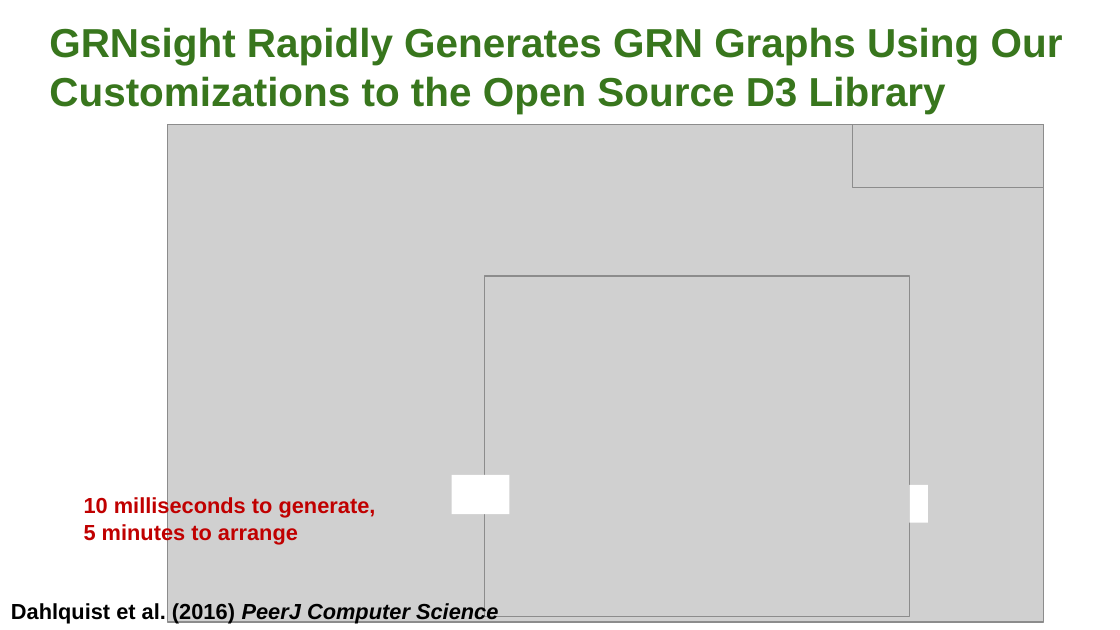
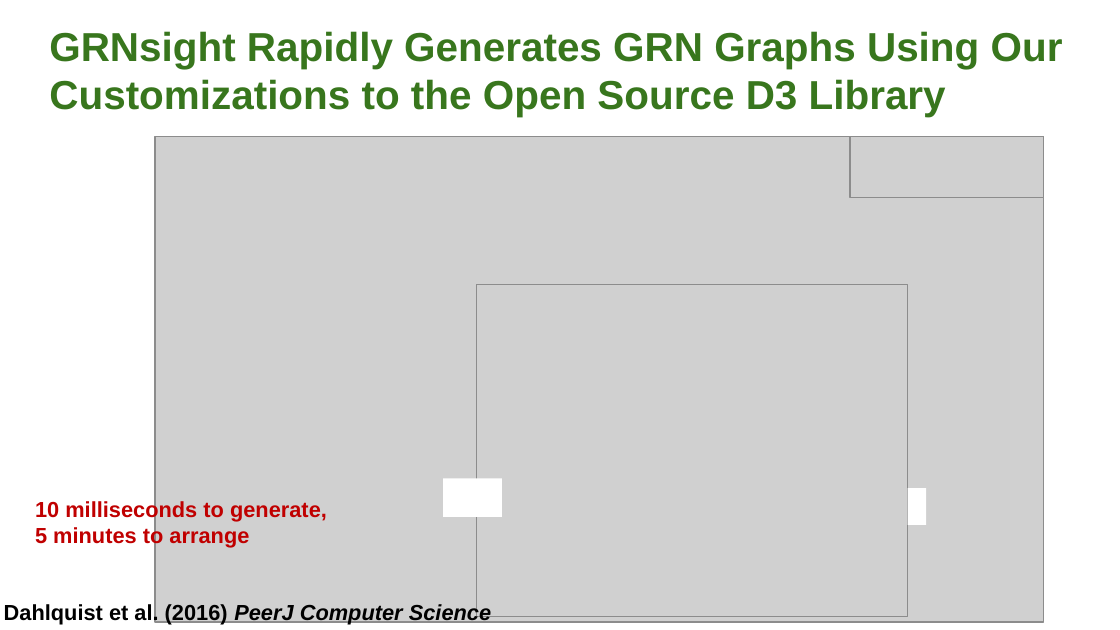
Before and after one commit to dondi/GRNsight, a slide deck: slide 9 of documents/presentations/Varshneya-Anguiano-LMU Symposium-201703.pptx. Drawn at 1120x630 pixels with LibreOffice and Linux fonts; fonts in the diff are those of the drawing; grey boxes stand for pictures. Boxes give left, top, right and bottom in pixels: in the first picture for what was removed or moved away, otherwise in the second. Text is boxed around its words. In the diff, an @@ line names an element or a change of style, - is before the commit and + after.

```diff
--- a/documents/presentations/Varshneya-Anguiano-LMU Symposium-201703.pptx
+++ b/documents/presentations/Varshneya-Anguiano-LMU Symposium-201703.pptx
@@ title "GRNsight Rapidly Generates GRN Graphs ...": place and size @@
-title "GRNsight Rapidly Generates GRN Graphs ..." at [49,27,1063,114]
+title "GRNsight Rapidly Generates GRN Graphs ..." at [49,31,1063,117]
@@ picture: place and size @@
-picture at [167,124,1043,622]
+picture at [155,137,1044,623]
@@ picture: place and size @@
-picture at [852,124,1044,187]
+picture at [850,137,1044,198]
@@ picture: place and size @@
-picture at [485,277,909,617]
+picture at [477,284,908,617]
@@ rectangle: place and size @@
-rectangle at [451,475,510,514]
+rectangle at [444,478,502,516]
@@ text "10 milliseconds to generate, 5 ...": place and size @@
-text "10 milliseconds to generate, 5 ..." at [84,496,376,544]
+text "10 milliseconds to generate, 5 ..." at [35,499,327,548]
@@ text "Dahlquist et al. (2016) PeerJ ...": place and size @@
-text "Dahlquist et al. (2016) PeerJ ..." at [11,602,498,624]
+text "Dahlquist et al. (2016) PeerJ ..." at [4,603,491,625]
```
Also in this commit, not shown: 7 other slides changed, 1 slide removed.
